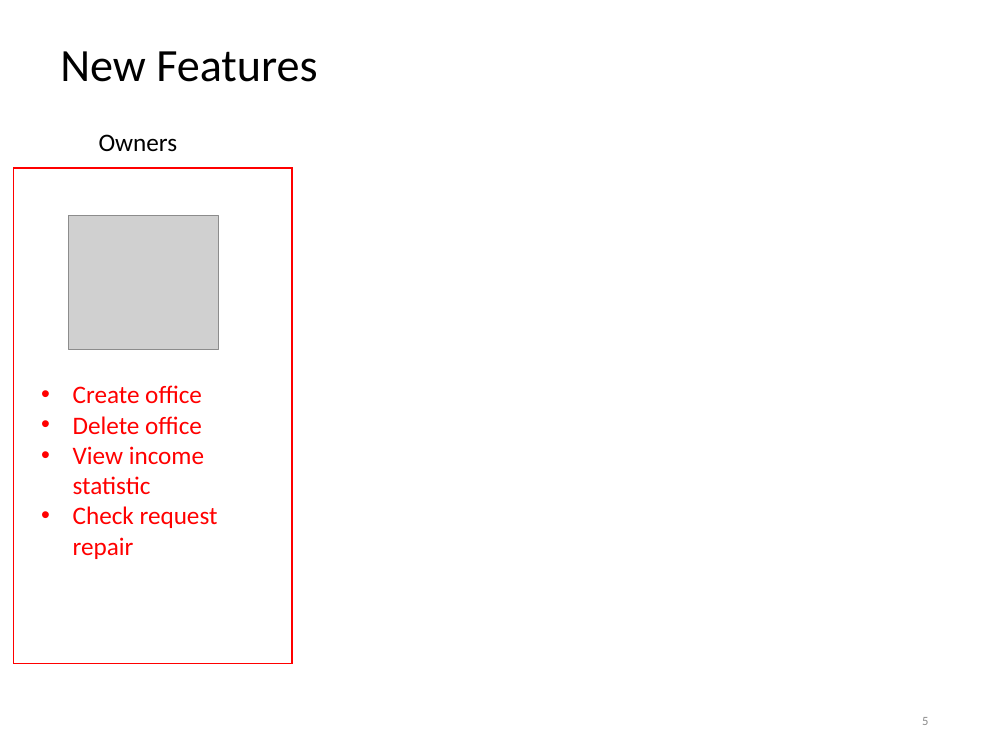
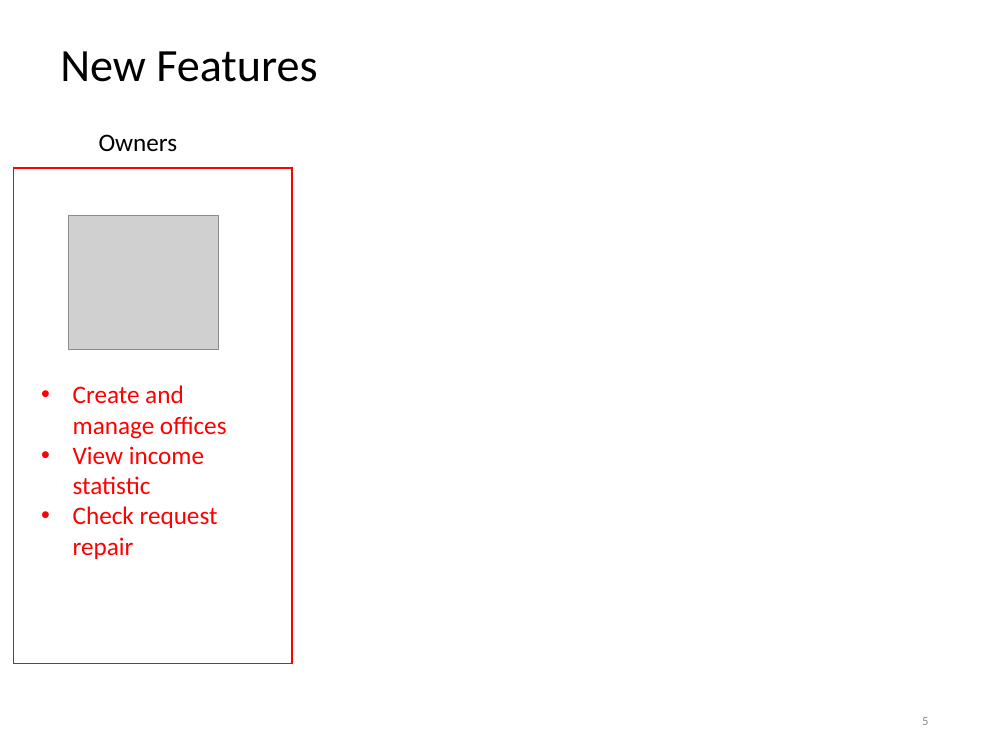
Before and after one commit to tienlx93/capstone-ors, a slide deck: slide 5 of doc/SlidePresentation 2 v3.pptx. Drawn at 1008x756 pixels with LibreOffice and Linux fonts; fonts in the diff are those of the drawing; grey boxes stand for pictures. Boxes give left, top, right and bottom in pixels: in the first picture for what was removed or moved away, otherwise in the second. Text is boxed around its words. In the diff, an @@ line names an element or a change of style, - is before the commit and + after.

Commit message:
<quocnvh> fix slide new features

```diff
--- a/doc/SlidePresentation 2 v3.pptx
+++ b/doc/SlidePresentation 2 v3.pptx
@@ text at (73, 385, 227, 439): text changed @@
-• Create office
-• Delete office
+• Create and manage offices
```
Also in this commit, not shown: 2 other slides changed, 2 other files.
